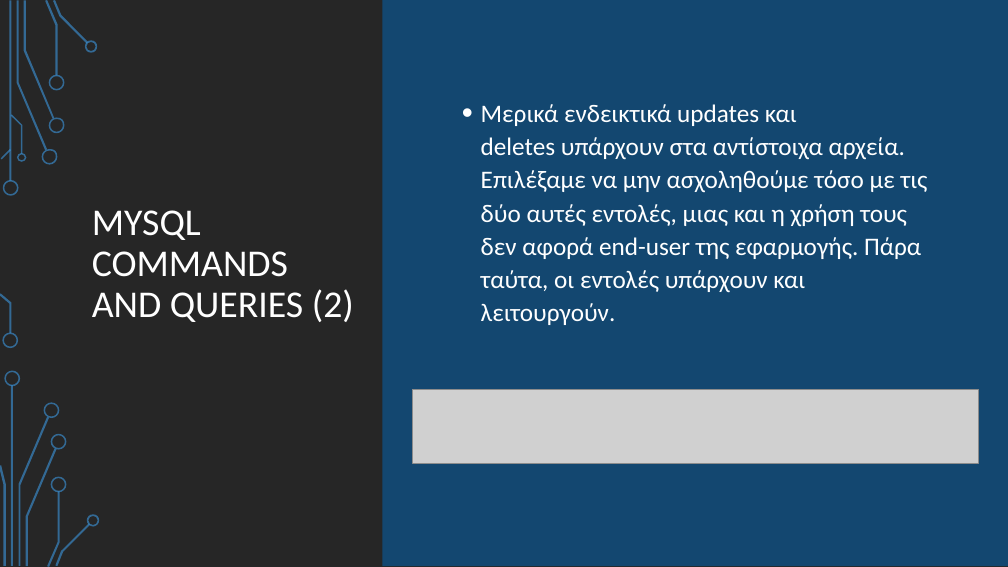
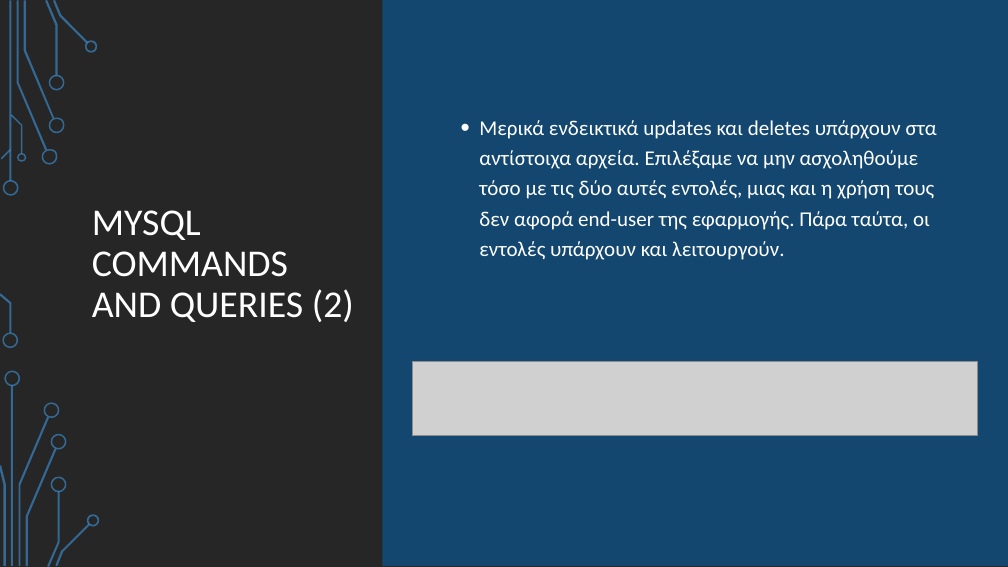
Before and after one commit to AngelosAnagnostopoulos/Commercial-Port-Application, a slide deck: slide 7 of Presentation/Presentation.pptx. Drawn at 1008x567 pixels with LibreOffice and Linux fonts; fonts in the diff are those of the drawing; grey boxes stand for pictures; background and template pictures are left out. Boxes give left, top, right and bottom in pixels: in the first picture for what was removed or moved away, otherwise in the second. Text is boxed around its words. In the diff, an @@ line names an element or a change of style, - is before the commit and + after.

```diff
--- a/Presentation/Presentation.pptx
+++ b/Presentation/Presentation.pptx
@@ text "Μερικά ενδεικτικά updates και deletes ...": place and size @@
-text "Μερικά ενδεικτικά updates και deletes ..." at (481, 104, 928, 325)
+text "Μερικά ενδεικτικά updates και deletes ..." at (479, 120, 937, 260)
@@ text "Μερικά ενδεικτικά updates και deletes ..." at (479, 120, 937, 260): size 24 to 20 pt; line spacing 1.1 to 1.2 @@
@@ picture: place and size @@
-picture at (413, 389, 979, 464)
+picture at (412, 361, 978, 436)
```
Also in this commit, not shown: 12 other slides changed.
